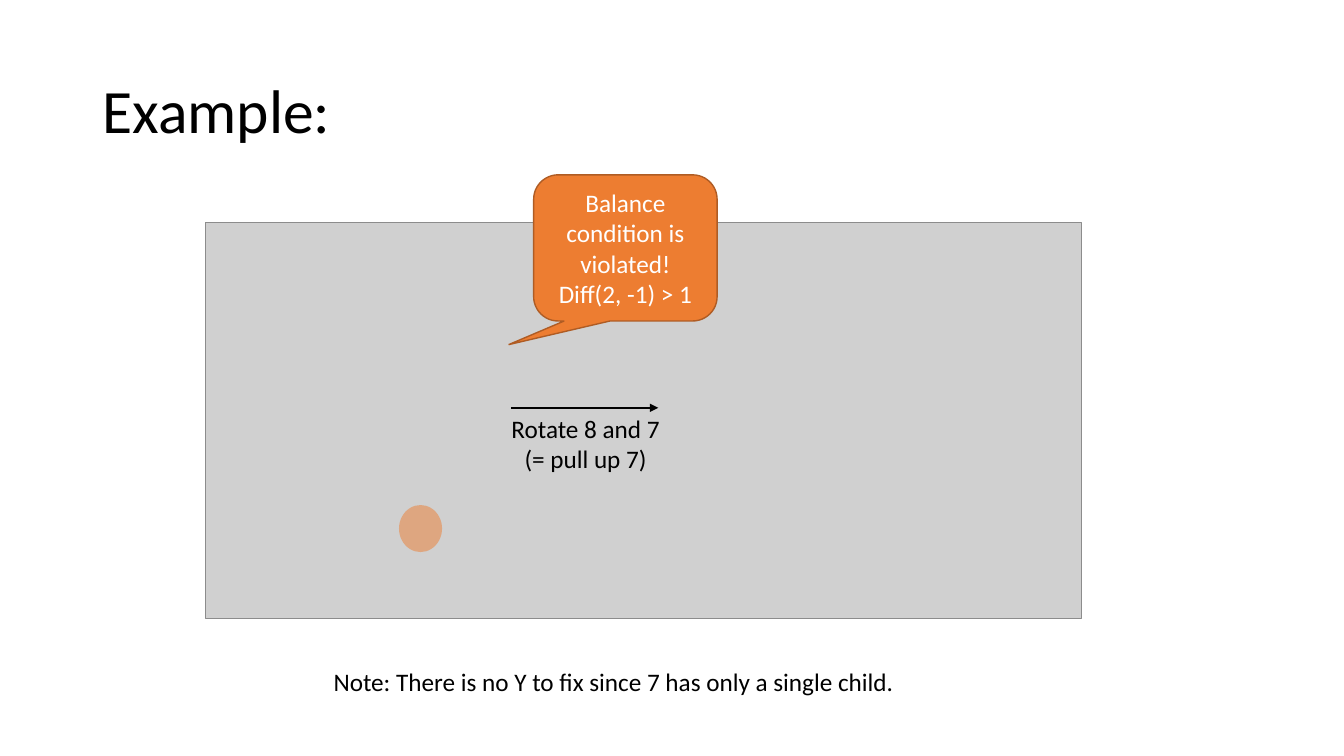
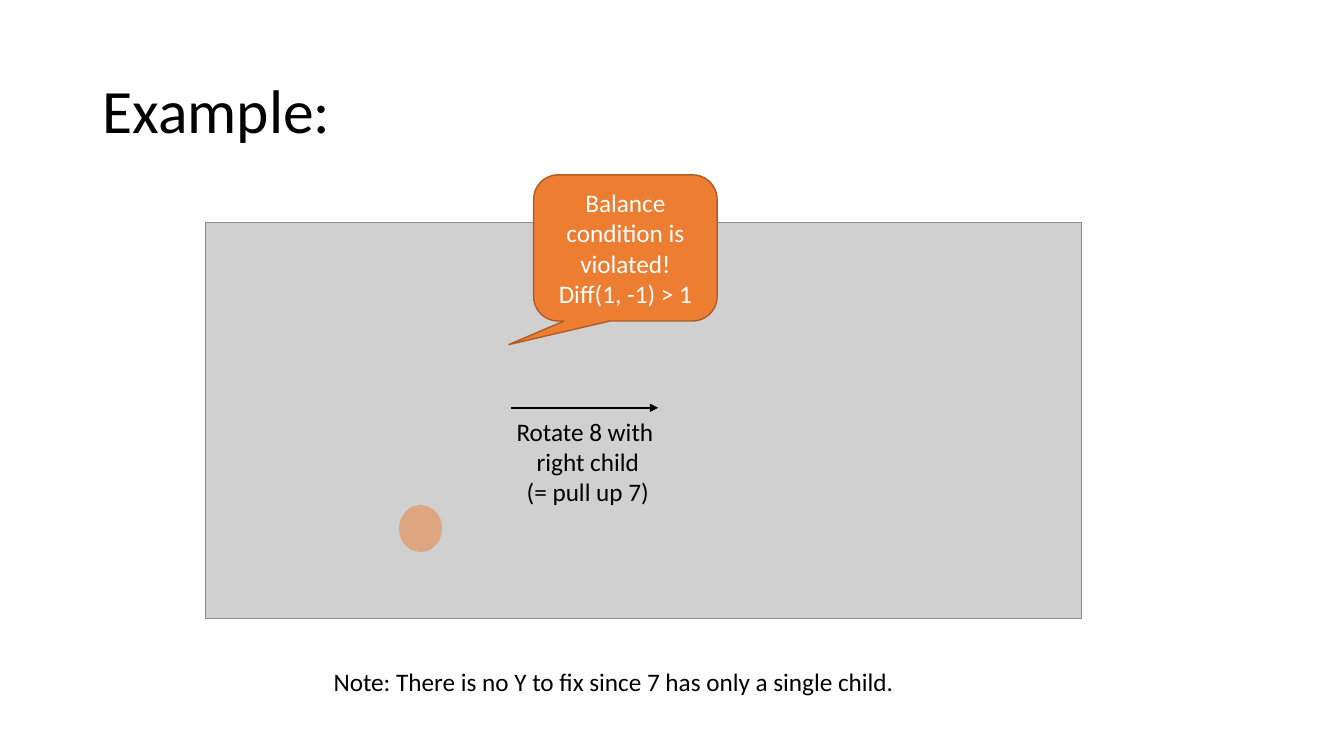
Before and after one commit to mhahsler/CS2341, a slide deck: slide 6 of Chapter4_Trees/slides/AVL_trees.pptx. Drawn at 1344x756 pixels with LibreOffice and Linux fonts; fonts in the diff are those of the drawing; grey boxes stand for pictures. Boxes give left, top, right and bottom in pixels: in the first picture for what was removed or moved away, otherwise in the second. Text is boxed around its words. In the diff, an @@ line names an element or a change of style, - is before the commit and + after.

```diff
--- a/Chapter4_Trees/slides/AVL_trees.pptx
+++ b/Chapter4_Trees/slides/AVL_trees.pptx
@@ text in rounded speech box at (559, 285, 692, 307): text changed @@
-Diff(2, -1) > 1
+Diff(1, -1) > 1
@@ text at (517, 423, 653, 476): text changed @@
-Rotate 8 and 7
+Rotate 8 with
+right child
```
Also in this commit, not shown: 6 other slides changed, 1 other file.
